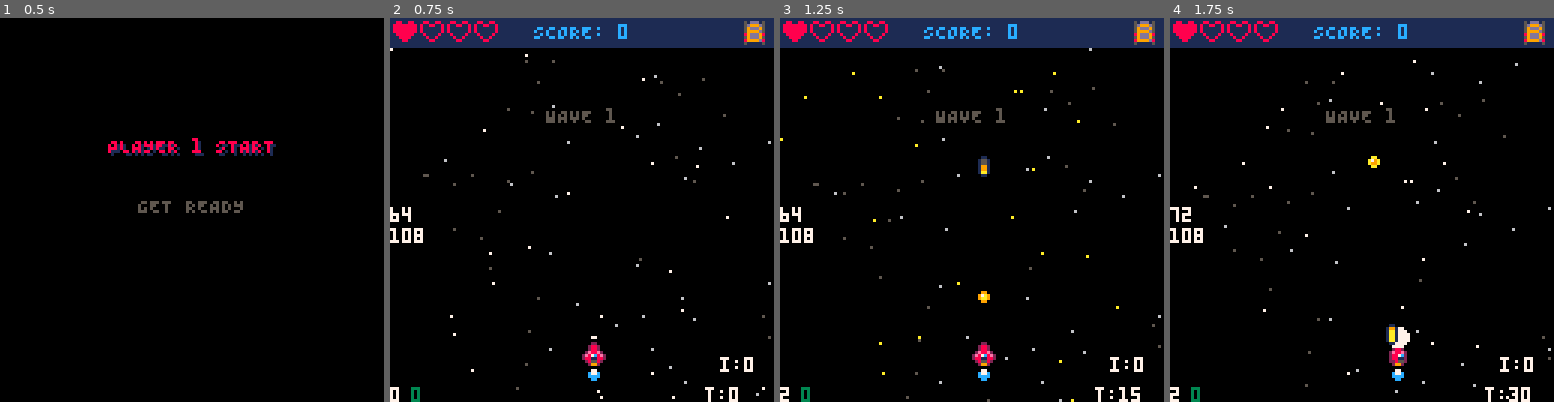
Above: before the commit, frames 1-4 (left to right).
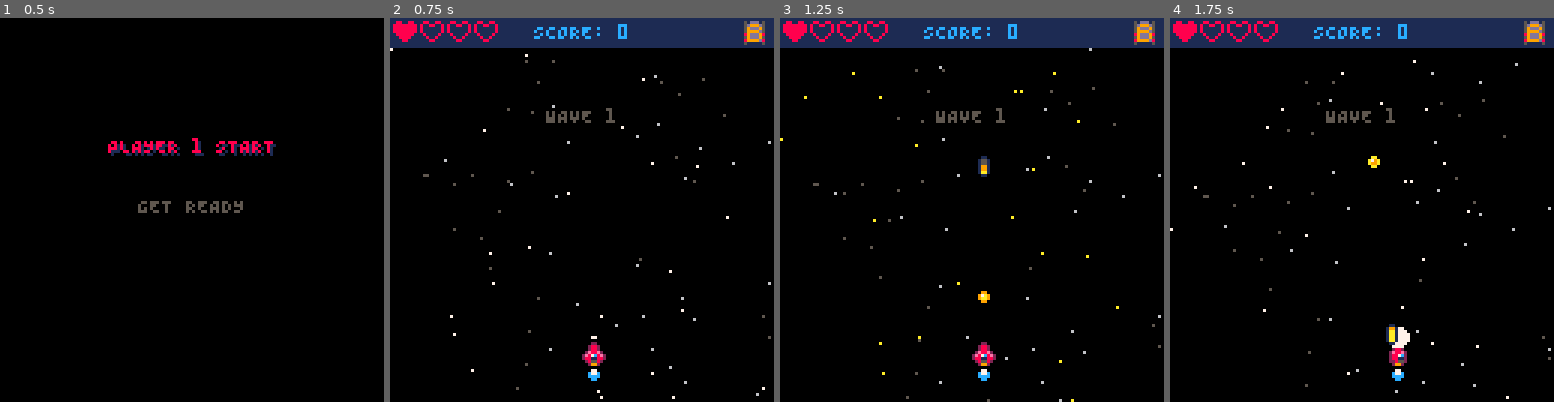
Above: after the commit, the same moments.

Repository: ProfSFrink/pico-8_shump_tutorial
Game: PICO-8 cartridge shump.p8
The game is run twice, just before and just after one commit, with the same random seed, the same clock (stepped at 60 frames per second) and the same inputs.
Inputs:
- Up to frame 1 (0.5 s): tap X (X key) at 0.33 s
- Up to frame 2 (0.75 s): tap O (Z key) at 0.7 s
- Up to frame 3 (1.25 s): tap X (X key) at 1.07 s
- Up to frame 4 (1.75 s): hold Right from 1.6 s (still down); tap O (Z key) at 1.7 s

Frame 1 is identical in both runs. In frame 2, 0.7% of the frame differs, in the area x 0-95%, y 49-100%; in frame 3, 0.8%; in frame 4, 0.8%.

Commit message:
- (feat) adds debug logging to the game.

Diff:
--- a/main.lua
+++ b/main.lua
@@ -5,7 +5,7 @@
 	-- Reference to global scope.
 	_g = _ENV
 
-	debugMode = true
+	debugMode = false
 
 	-- Game strings.
 
--- a/states/GameState.lua
+++ b/states/GameState.lua
@@ -106,21 +106,25 @@
 	-- Left arrow.
 	if btn(0) then
 		ship:move("left")
+		log("Left Button Pressed at time: " .. gameT)
 	end
 
 	-- Right arrow.
 	if btn(1) then
 		ship:move("right")
+		log("Right Button Pressed at time: " .. gameT)
 	end
 
 	-- Up arrow.
 	if btn(2) then
 		ship:move("up")
+		log("Up Button Pressed at time: " .. gameT)
 	end
 
 	-- Down arrow.
 	if btn(3) then
 		ship:move("down")
+		log("Down Button Pressed at time: " .. gameT)
 	end
 
 	-- Fire laser if Z pressed.
@@ -131,6 +135,8 @@
 			spawnProjectile(proCfg, ship.x, ship.y - ship.bullOffset)
 			ship.muzzle = 4
 			proT = proCfg.rof
+
+			log("Fire Laser Button Pressed at time: " .. gameT)
 		end
 	end
 
@@ -142,6 +148,8 @@
 			spawnProjectile(proCfg, ship.x, ship.y - ship.bullOffset)
 			ship.muzzle = 4
 			proT = proCfg.rof
+
+			log("Fire Bullet Button Pressed at time: " .. gameT)
 		end
 	end
 
--- a/states/TitleState.lua
+++ b/states/TitleState.lua
@@ -6,6 +6,8 @@
 
 	if btnp(4) or btnp(5) then
 		enterStart()
+
+		log("Starting game at time: " .. gameT, true)
 	end
 
 	updateStarfield()
--- a/util/tools.lua
+++ b/util/tools.lua
@@ -72,3 +72,12 @@
 function stoppedFiring()
     return btn(4) == false and btn(5) == false
 end
+
+-- Logs text to a file for debugging purposes.
+-- @param text: the text to log.
+-- @param overwrite: if true, overwrites the log file instead of appending.
+function log(text, overwrite)
+    if debugMode then
+        printh(text, "logs/log", overwrite)
+    end
+end
Not shown, added: logs/log.p8l
